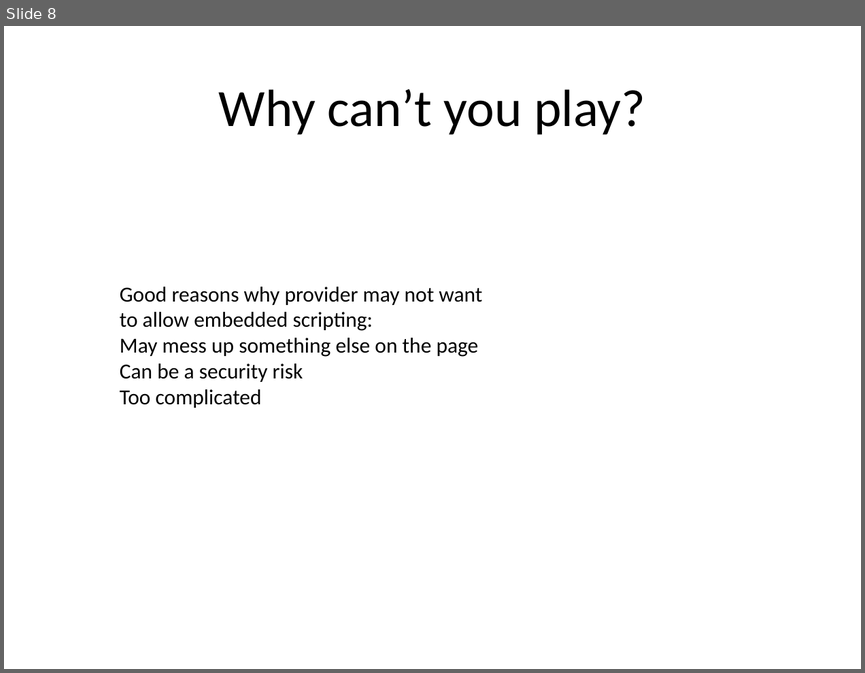
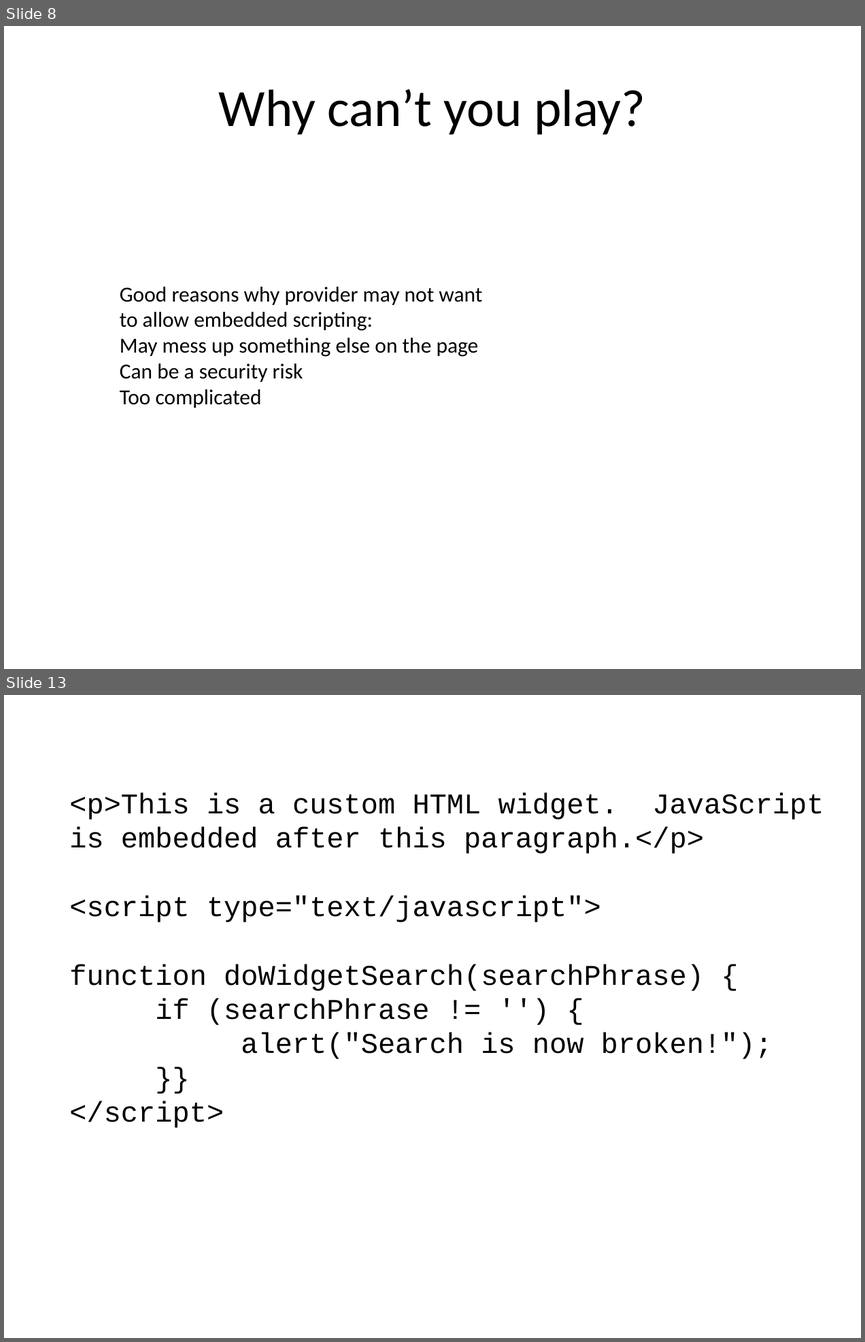
Before and after one commit to paul-burtness/webdevmojo, a slide deck: webdevmojo.pptx. Shown one above the other, each under a label of ours: slide 8 before the commit, slides 8 and 13 after it; the slides between them are not shown. The pictures are 865x673 and 865x1342 pixels, drawn with LibreOffice and Linux fonts; fonts in the diff are those of the drawing. Boxes give left, top, right and bottom in pixels: in the first picture for what was removed or moved away, otherwise in the second. Text is boxed around its words. In the diff, an @@ line names an element or a change of style, - is before the commit and + after.

```diff
--- a/webdevmojo.pptx
+++ b/webdevmojo.pptx
@@ slide 13 added at <box>4,695,861,1338</box>, background #FFFFFF @@
@@ text added at <box>69,792,823,1127</box>, 24 pt, text #000000 @@
+<p>This is a custom HTML widget. JavaScript is embedded after this paragraph.</p>
+<script type="text/javascript">
+function doWidgetSearch(searchPhrase) {
+if (searchPhrase != '') {
+alert("Search is now broken!");
+}}
+</script>
```
Also in this commit, not shown: 6 slides changed, 4 other slides added.
